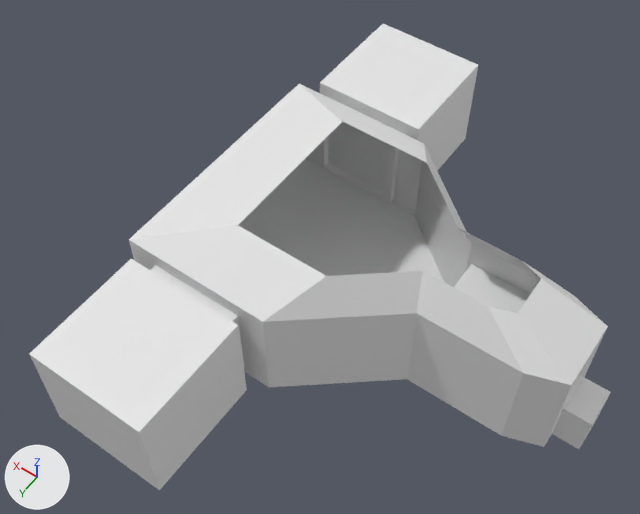
One commit to the Blender file art/rooms/spaceship interior .blend: the scene before it, then after it.
Before and after are seen from a 50 mm lens placed at (-9.1, 30.9, 51.2), pointed at (11.5, 2.0, 5.9). Every picture has the same lights, and +X, +Y and +Z are marked at lower left.
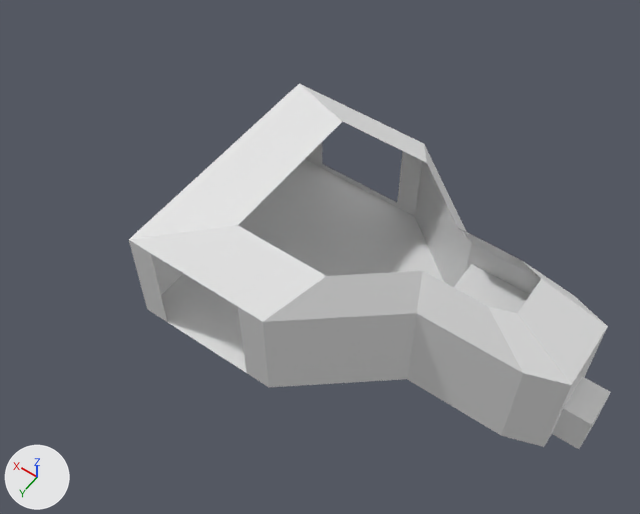
The change, as a diff of the scene's bpy script:
```diff
--- a/art/rooms/spaceship interior .blend.py
+++ b/art/rooms/spaceship interior .blend.py
@@ me_plane @@
 # used by ob_plane_col; location = (0.0, -0.01, 0.0); scale = (8.98, 7.42, 8.98)
-me_plane.from_pydata(...)  # 50 vertices, 40 faces; spans x -0.88..2.37, y -1.22..1.22, z 0.0..1.11
+me_plane.from_pydata(...)  # 58 vertices, 42 faces; spans x -0.88..2.37, y -1.22..1.22, z 0.0..1.11
+# me_plane part 1
+# 4 faces are deleted
+# 8 vertices are added at x 1.36..2.16, y -1.22..1.22, z 0.0..0.86
+# 6 new faces join them
@@ ob_plane_001 @@
-ob_plane_001 = bpy.data.objects.new('Plane.001', me_plane_001)
-ob_plane_001.location = (15.91, 14.31, 0.0)
-ob_plane_001.scale = (4.25, 4.25, 4.25)
-_m = ob_plane_001.modifiers.new('Mirror', 'MIRROR')
-_m.use_axis = (False, True, False)
-_m.mirror_object = ob_plane_col
@@ ob_plane_005 @@
-ob_plane_005 = bpy.data.objects.new('Plane.005', me_plane_005)
-ob_plane_005.location = (15.91, 9.5, 0.61)
-ob_plane_005.scale = (3.34, 0.936, 3.34)
-_m = ob_plane_005.modifiers.new('Mirror', 'MIRROR')
-_m.use_axis = (False, True, False)
-_m.mirror_object = ob_plane_col
```

Where the change shows, as pixel boxes [x1, y1, x2, y2] in the pictures (640 x 514 px; the box of a moved part takes in the faces that stretch with it):
'Plane.001', deleted: before [29, 24, 478, 490]
'Plane.005', deleted: before [151, 105, 406, 368]
part 1 of me_plane, moved or reshaped: before [129, 127, 422, 387]; after [129, 142, 422, 387]
